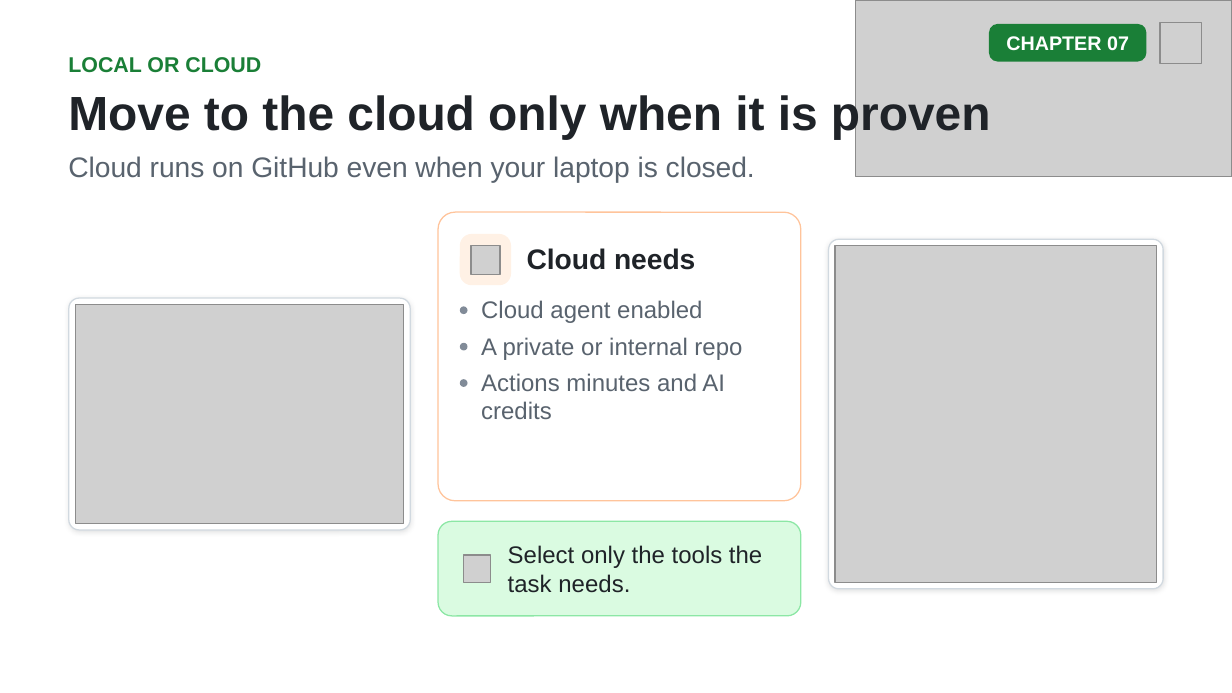
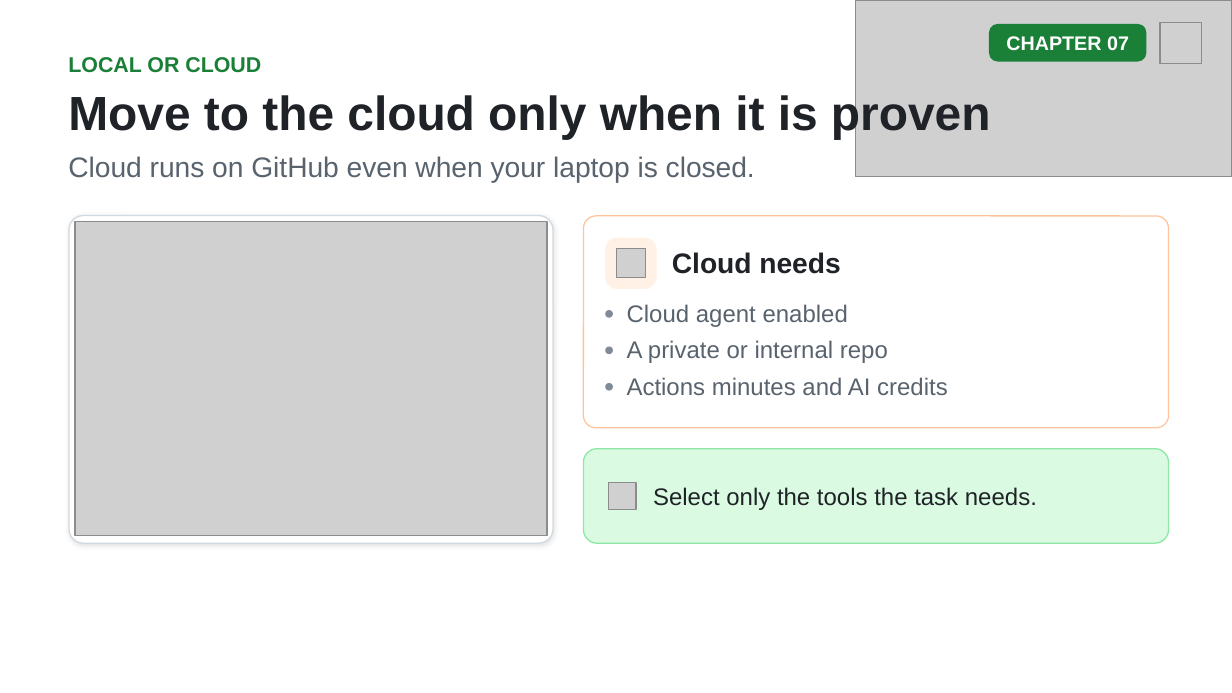
Before and after one commit to github/copilot-app-for-beginners, a slide deck: slide 13 of slides/07-automations.pptx. Drawn at 1232x693 pixels with LibreOffice and Linux fonts; fonts in the diff are those of the drawing; grey boxes stand for pictures. Boxes give left, top, right and bottom in pixels: in the first picture for what was removed or moved away, otherwise in the second. Text is boxed around its words. In the diff, an @@ line names an element or a change of style, - is before the commit and + after.

```diff
--- a/slides/07-automations.pptx
+++ b/slides/07-automations.pptx
@@ rounded rectangle: place and size @@
-rounded rectangle at (69, 298, 410, 530)
+rounded rectangle at (69, 216, 553, 543)
@@ picture: place and size @@
-picture at (75, 304, 404, 524)
+picture at (75, 222, 547, 536)
@@ rounded rectangle: place and size @@
-rounded rectangle at (439, 212, 801, 500)
+rounded rectangle at (584, 216, 1169, 428)
@@ rounded rectangle removed at (829, 239, 1164, 589) @@
@@ picture removed at (835, 245, 1157, 582) @@
@@ 4 rounded rectangles, 3 texts, 1 picture: place and size @@
-4 rounded rectangles, 3 texts, 1 picture at (460, 234, 742, 387)
+4 rounded rectangles, 3 texts, 1 picture at (605, 238, 888, 391)
@@ text "Actions minutes and AI credits" rewrapped from (481, 373, 725, 419) to (627, 377, 948, 395) @@
@@ rounded rectangle: place and size @@
-rounded rectangle at (439, 521, 801, 616)
+rounded rectangle at (584, 448, 1169, 543)
@@ text "Select only the tools the ...": place and size @@
-text "Select only the tools the ..." at (508, 545, 762, 593)
+text "Select only the tools the ..." at (653, 487, 1037, 510)
@@ text "Select only the tools the ..." at (653, 487, 1037, 510): vertical alignment top to middle @@
@@ picture: place and size @@
-picture at (463, 554, 490, 582)
+picture at (609, 482, 636, 509)
```
Also in this commit, not shown: 4 other slides changed, 7 other files.
